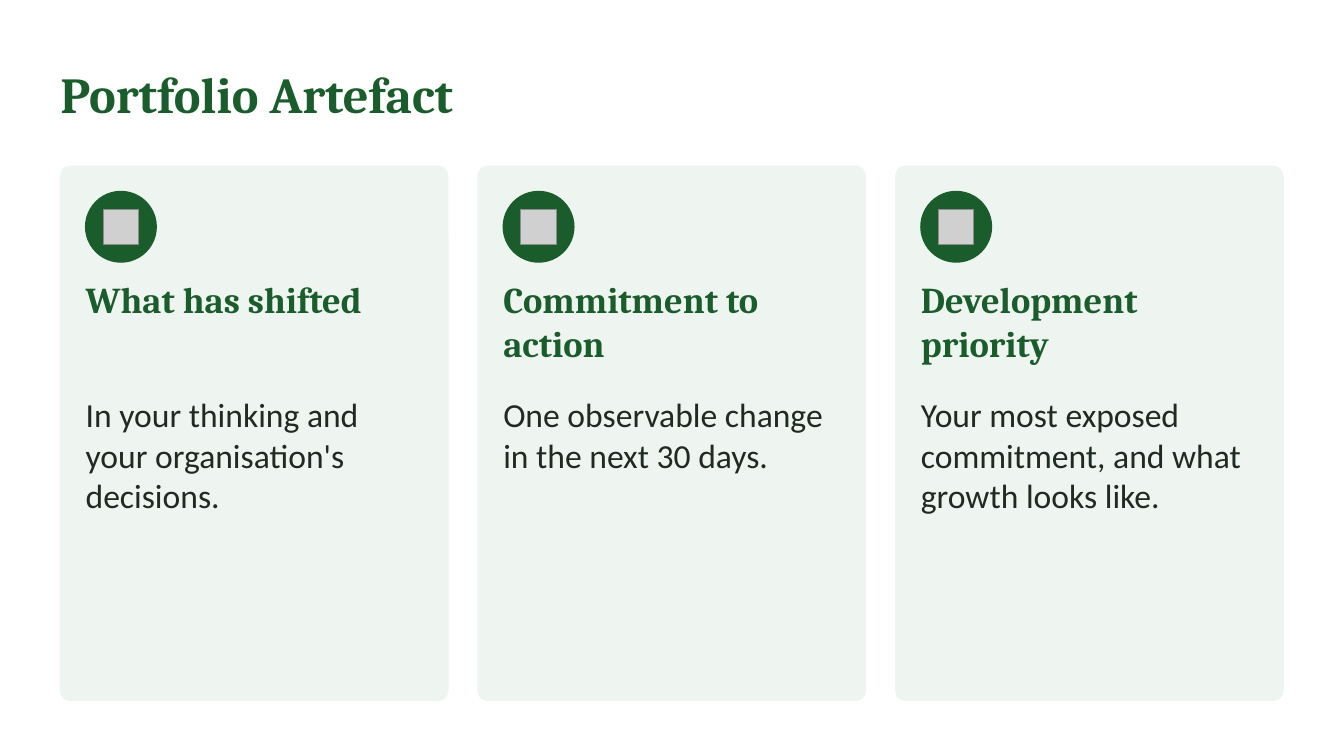
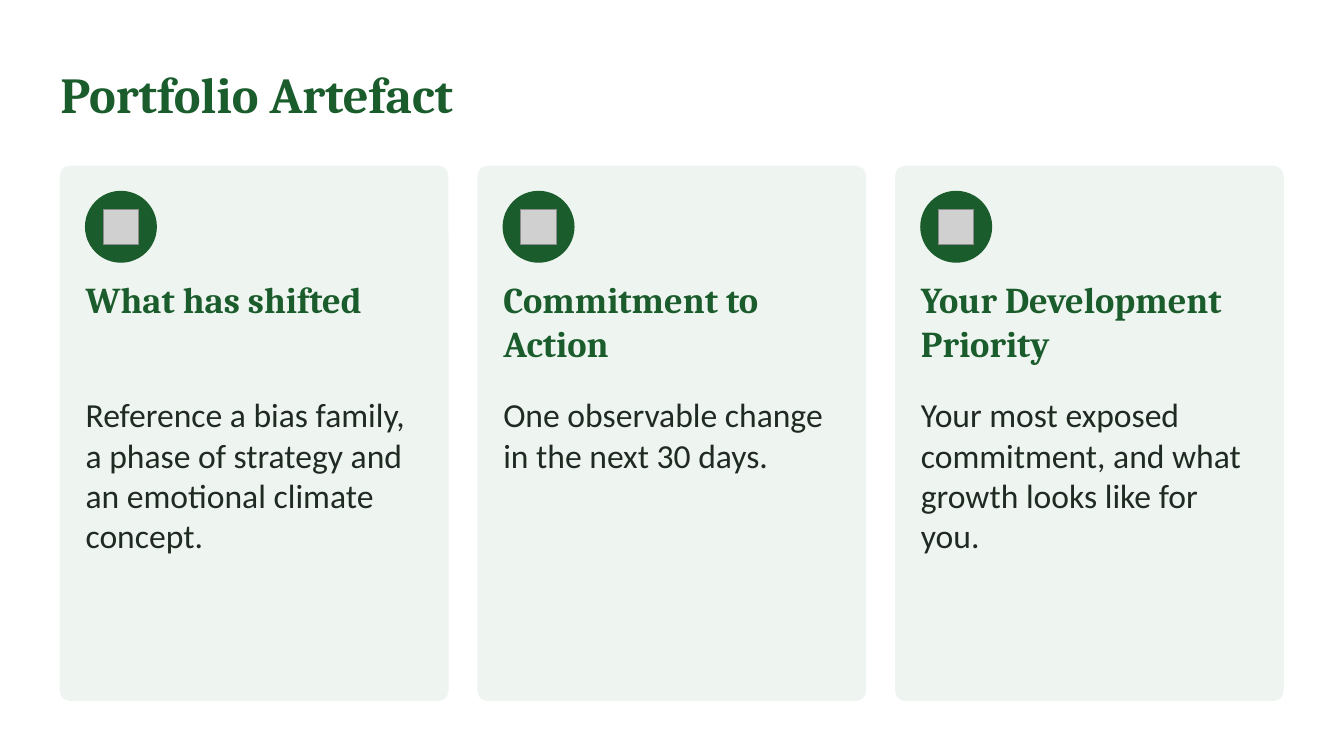
Before and after one commit to IBSL26/ibsl-platform, a slide deck: slide 39 of Unit decks/Unit 01 - Behavioural Strategy Fundamentals.pptx (slide 34 before the commit). Drawn at 1344x756 pixels with LibreOffice and Linux fonts; fonts in the diff are those of the drawing; grey boxes stand for pictures. Boxes give left, top, right and bottom in pixels: in the first picture for what was removed or moved away, otherwise in the second. Text is boxed around its words. In the diff, an @@ line names an element or a change of style, - is before the commit and + after.

```diff
--- a/Unit decks/Unit 01 - Behavioural Strategy Fundamentals.pptx
+++ b/Unit decks/Unit 01 - Behavioural Strategy Fundamentals.pptx
@@ text at box(503, 288, 758, 358): text changed @@
-Commitment to action
+Commitment to Action
@@ text at box(921, 287, 1222, 365): text changed @@
-Development priority
+Your Development Priority
@@ text at box(86, 403, 405, 554): text changed @@
-In your thinking and your organisation's decisions.
+Reference a bias family, a phase of strategy and an emotional climate concept.
@@ text at box(921, 403, 1241, 554): text changed @@
-Your most exposed commitment, and what growth looks like.
+Your most exposed commitment, and what growth looks like for you.
```
Also in this commit, not shown: 29 other slides changed, 5 slides added, 4 other files.
